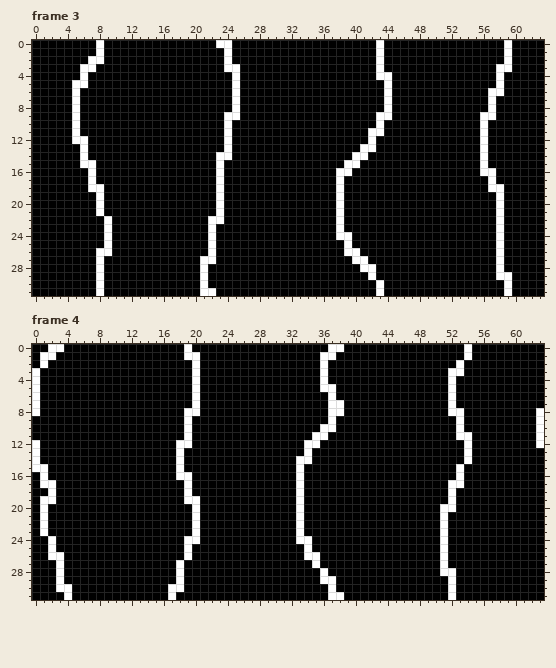
File history of a pixel-art file, Animations/water-surface.aseprite. The picture above was drawn from the file before the commit.
64x32 pixels, 4 frames. Shown: frame 3, frame 4. The commit also changed other frames, which this record leaves out.
The result:
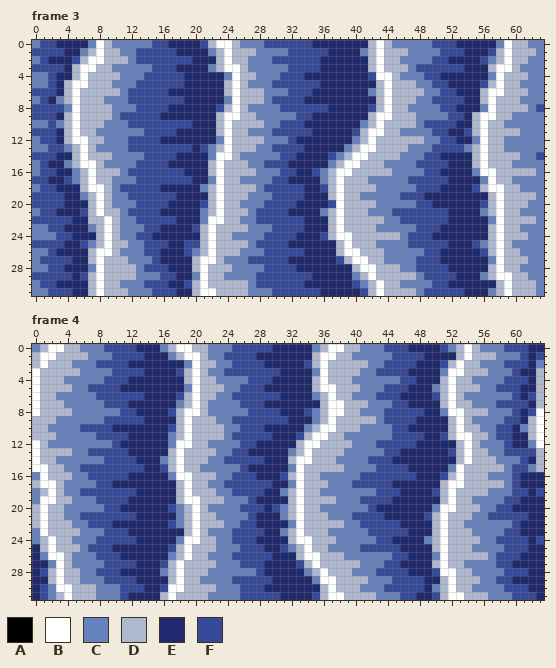
Palette (. is transparent): A #000000  B #ffffff  C #6681be  D #afb8d1  E #212a70  F #354a9a
Change:
Changed rows in their new state; - is an unchanged pixel.
Frame 3:
first column x 0:
 0 CFFEEEEC-DCCCCCFFEEEEFD--DCCCFFFFFFEEEEEEED-DCCCCCFFFEEEEEC-DDCC
 1 FFFFEECD-DDCCFFFFFEEEECD-DDDCCCCFFFFFEEEECD-DDDCCCCFFFEEEFD-DDDC
 2 CFEEEFD--DDDCFFFFFFFEEED-DDCCCFFFFFFEEEEEED-DDCCCCFFEEEEFCD-DDCC
 3 FFFFED--DDCCCCCFFFEEEECD--DCCCCCFFFFEEEEEED-DDDCFFFFFFEEED--DCCC
 4 CCFEED-DDDDCCCFFFFFEEEEEC-DDCCCFFFEEEEEEEEF--DCCCFFEEEEEEC-DDDCC
 5 CCFED--DDDCCCFFFFFFEEEEED-DCCCFFFFFFEEEEEEED-DDDCCFFEEEEFD-DDCCC
 6 FFFED-DDDDDCFFFFFEEEEEEED-DDDCCCFFFEEEEEEECD-DDDDCCFFEEED--DDDCC
 7 CFECD-DDDCCCFFFFFFFEEEEEC-DDDCFFFFEEEEEEEEED-DDDCCFFFFEED-DDDCCC
 8 FFFFC-DDDDCCCFFFFEEEEEEFD-DCCCCFFFFFFEEEEEFD-DDCCCCFFEEEC-DDDDCF
 9 FFFED-DDDDCFFFFFEEEEEEED--DDCCCCCFFEEEEEEED--DDDCCCCFFED--DDCCCC
10 CCFCD-DDDCCCFFFFFFFFEEED-DDDDCCFFFEEEEEEECD-DDDDCFFFFEED-DDCCCCC
11 FFFED-DDCCCCCCFFFFEEEEED-DDCCCFFFFFEEEEEFD--DDCCCCFFEEFD-DDDDCCC
12 CFFED--DDCCCFFFFEEEEEEEC-DDDDCCCFEEEEEEECD-DDDDDDCCFFEEC-DDCCCCC
13 CCFFCD-DCCCCFFFFFFFFEFCD-DDDCCFFFFEEEEECD--DDDDCCCFFFFCD-DDCCCCC
14 FFFEED-DDDCCCCFFFFEEEEC--DCCCCCFFEEEEFCD--DDDDCCCFFEEEED-DDDDCCF
15 CFEECD--DCCCCFFFFEEEEED-DDDCCFFFEEEEECD--DDDCCCCFFFFEEED-DDDCCCC
16 CFFEECD-DDDCFFFFFFFEEED-DDDDCCCFFEEFCD--DDDDDCCCCFFEEEEC--DDDDDC
17 FFEEFCD-DDCCCFFFFFFFEEC-DDCCCCFFEEEECD-DDDCCCCCFFFFFEEEEC-DDCCCC
18 CFFEEED--DCFFFFFEEEEECD-DDDDCFFFFFEEFD-DDDDCCCCCFFFEEEEFD--DDCCC
19 FFFFEECD-DCCFFFFFFEEEED-DDDCCCFFFFEEED-DDCCCCCFFFEEEEEEEED-DDDDC
20 FFFFEEED-DCCCFFFFEEEEFD-DDCCCFFFFEEEEF-DDDDCCCCCFFEEEEEEFD-DDDCC
21 CFFEEEFD-DDCFFFFEEEEECD-DDDCFFFFEEEECD-DDDCCCFFFFFFFEEEECD-DDCCC
22 FFFFFEEDD-DCCFFFFFEEEC--DDCCFFFFFFEEED-DDDDDCCFFFFFFEEEEEC-DDDDC
23 CCFFEEECD-DCCCFFEEEEFD-DDDDCCCFFFFEEED-DDDDCCCCCFFFEEEEEED-DDCCC
24 CCCFFEEED-DCCFFEEEEEED-DDCCCCFFFFEEEFD--DDDDDDCFFFEEEEEEED-DDDCC
25 FFFFEEFCD-DDCCFFFEEFFD-DDDDCFFFFEEEEEED-DDDCCCCFFFFFEEEFCD-DCCCC
26 CCFEEEED--DCCCFFEEEFCD-DDDCCCFFFFFEEEED--DDDCCCCCFFEEEEEFD-DDCCC
27 CFFFFEED-DDDCCCFEEEED--DCCCFFFFFEEEEEEFD--DDCCCCFFFEEEEEEC-DDDCC
28 CCFFEEEC-DDDDCFFFEEED-DDDCCCCFFFFEEEEEEED--DDDCCFFFFEEEEED-DDCCC
29 FFFFFEFD-DDDDCCCFFEEC-DDCCCCFFFFFFFEEEEECD-DDDDDCFFFFEEECD--DDCC
30 CFFEEEED-DDCCCFFFEEFD-DDDDDCFFFFFFEEEEEEFCD-DDCCCCFFEEEEEED-DDDC
31 CCFFFEED-DDDCCCFFFEED--DDDDCCCFFFFFFEEEEEFD-DDDDCFFFFFEEECD-DDDC
Frame 4:
first column x 0:
 0 CD--DDCCCFFFFEEECDB-DDCCCFFFFFEEEEECD--DDCCCFFFEEEEFCD-DCCCFFFEE
 1 D--DDDDCCCFFFFEEECD--DCCFFFFEEEEEEED--DDCCCCCFFFFEEEED-DDDCCCFEF
 2 D-DDDCCCFFFFEEEEEEEC-DDCCFFFFEEEEEFD-DDDDDCCFFFFEEEFD-DDCCCFFFEC
 3 -DDDDDCCCCFFFFEEEEFD-DCCFFFFFFFEEEEC-DDDDCCFFFFEEEEC--DDDCCCFEED
 4 -DDDCCCCCFFFEEEEEEED-DDCCCCFFFEEEEED-DDDCCCCCCFFEEED-DDCCCCFFFED
 5 -DDDDCCFFFFEEEEEEEEC-DDDCCFFFEEEEEED--DDDCCCFFFEEECD-DDDCCFFFEED
 6 -DDCCCCCFFFFFFEEEEFD-DDCCFFFFFFEEEECD-DDCCCFFFEEEEFD-DCCCCCCFEFD
 7 -DDDCCCCCFFFEEEEEECD-DCCCCFFFEEEEEEED--DDDCCCFFEEEED-DDCCCFFFFED
 8 -DDDDCCCCCCFFEEEEFD--DCCCCCFFFFEEEFCD--DDCCCFFFFFEEC--DDDCCCFEF-
 9 DDDCCCCCCFFFFFEEEED-DDDCCFFFFFFFEEECD-DDDDDCFFFFEEEED-DCCCCFFED-
10 DDCCCCFFFFEEEEEEEFD-DDDDCCFFFEEEEECD--DDDCCCCFFEEEEED-DDCCFFECD-
11 DDDCCCCCFFFFEEEEECD-DDDDCFFFFFEEEFD--DDCCCCCCFFFFEEFD--DDCFFEED-
12 -DCCCCCCCCFEEEEEEC--DDCCCCFFEEEEED--DDDDCCCFFFFFEEEEED-DCCCFEEC-
13 -DDDDCCFFFFFEEEEED-DDDDCCFFEEEEECD-DDDDCCCCCFFEEEEEEFD-DDCCFFFFD
14 -DDCCCCCCFFFFEEECD-DDDCCFFFFFEEED--DDDCCCCFFFEEEEEEEED-DDDCCCFED
15 --DDCCFFFFFFFFEEFD-DDCCCCCFEEEEEC-DDDDDCCCCFFFFEEEEEC-DDDDDCFFCD
16 C-DDDCCFFFFFEEEEEC--DDDCCFFFEEEFD-DDCCCCCFFFFFFFEEEFD-DDDCCCFEEE
17 D--DCCCCFFEEEEEEEED-DDCCFFFFFFEEC-DDDCCCFFFFFEEEEEED--DDDDDCFEEE
18 CD-DCCFFFFFFFEEEEED-DDDCCFFFFEECD-DDCCCCCCCFFFEEEEFD-DDDDCCCFFEF
19 C--DDCCCFFFFEEEEEED--DDDCCCFEEEED-DDDDCCCFFFFEEEEEED-DDCCCCFFEEE
20 D-DDCCCCCFFEEEEEEFCD-DCCCCFFFEFCD-DDCCCCCCFEEEEEEEC--DDDCCFFEEEE
21 D-DDCCFFFFFFFEEEEECD-DDCCCCFEEECD-DDDCCCFFFFEEEEEFD-DDDCCFFFFFEE
22 D-DDDCCFFFEEEEEEEFCD-DDDCCFFEEEEC-DDDDDCCFFFFFEEEED-DDCCCCCCFEEE
23 C-DDDDCCCFFFEEEEEEED-DCCCFFFFEECD-DDDCCCCCFFFFFEEED-DDDCCCCFFEEE
24 CD-DDCCCFFFFFEEEEEC--DDCCFFFEEEED--DDDCCCCCFFEEEECD-DDDDCCFFFFEF
25 ED-DDDCFFFEEEEEEEFD-DDDCCCFFFEEFCD-DDCCCCFFFFFEEEED-DDDCCCCFFFEE
26 EC--DCCCFFFEEEEEECD-DDCCCFFFFFEEED--DDDCCCCCCFFEEEC-DDDDDCFFFEEE
27 EEC-DCCCCFFFFEEEFD-DDDDCCCFFFEEEEFD-DDDDDCCCFFEEEED-DDCCCCFFEEEE
28 EFD-DDCCFFFEEEEECD-DDDCCCCCCFEEEEECD-DDDCCCFFFFEEEF--DDCCCCFFFEE
29 EED-DDCCCFFFFEEEED-DDCCCCFFFFFEEEEEC--DDDDCCCFFFFEED-DDDCCFFEEEE
30 EFC--DDDCCCFFFEEF--DDDDCCCFFFEEEEEEED-DDDCCCFFFFFECD-DDCCCCFFFEE
31 EFCD-DDDCCCFEEEED-DDDDCCCCFFFFFEEEEFD--DDDDCCCFFEEFD-BDDDCCCFFFE
Boxes around the changes in both pictures, in picture pixels (x1, y1, x2, y2):
changed: (32, 40, 544, 296)
changed: (32, 344, 544, 600)
